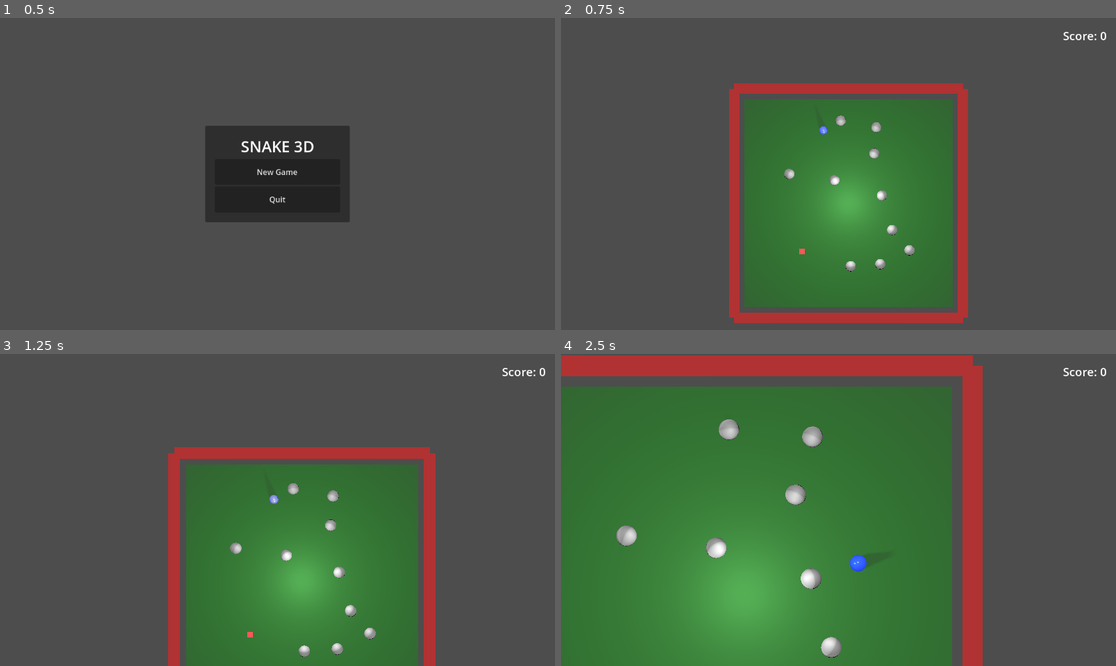
Above: before the commit, frames 1-4 (two rows, left to right).
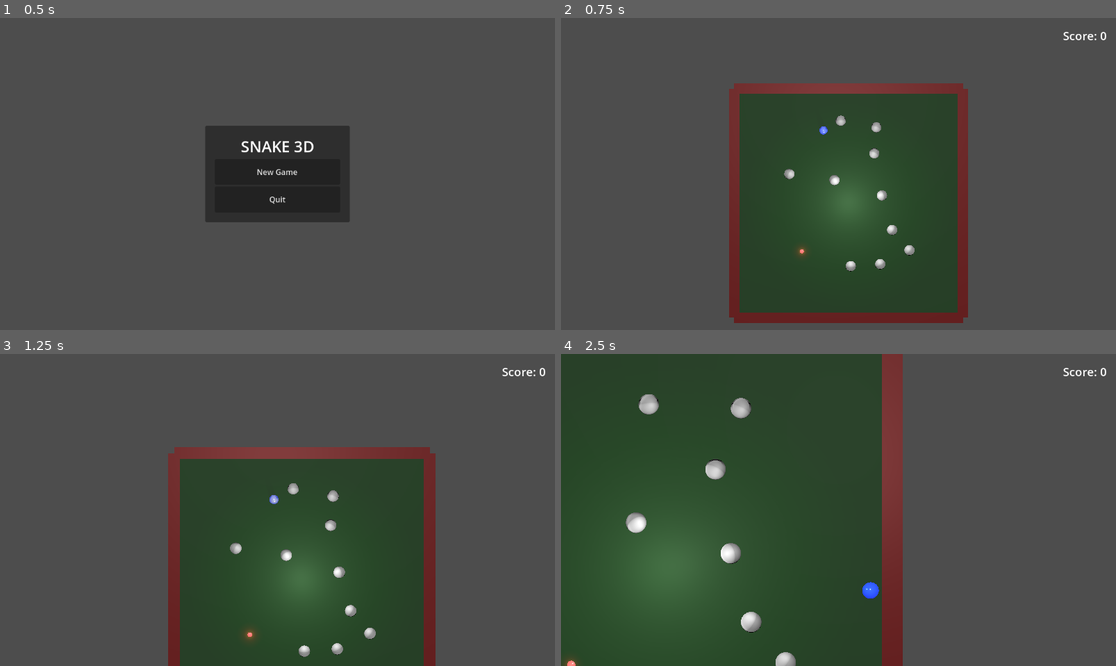
Above: after the commit, the same moments.

Repository: bluehexagons/snakeproject
Game: Godot game, scene res://scenes/main_menu.tscn
Two runs of this game, one before a commit and one after it. Both use one fixed random seed, a clock stepped at 60 frames per second and the inputs below.
Inputs:
- Up to frame 1 (0.5 s): no input
- Up to frame 2 (0.75 s): click "New Game" at 0.5 s
- Up to frame 3 (1.25 s): no input
- Up to frame 4 (2.5 s): hold D (move_right) 1.28-2.03 s; hold S (move_down) from 2.03 s (still down)

Frame 1 is identical in both runs. In frame 2, 33% of the frame differs, in the area x 30-74%, y 20-98%; in frame 3, 33%; in frame 4, 73%, in the area x 0-76%, y 0-100%.

Commit message:
(w/AI) Fix bugs, visual pass

Diff:
--- a/scenes/barrier.tscn
+++ b/scenes/barrier.tscn
@@ -1,22 +1,28 @@
 [gd_scene format=3]
 
 [sub_resource type="BoxMesh" id="BoxMesh_1"]
-size = Vector3(1, 2, 1)
+size = Vector3(1, 3, 1)  ; Taller barriers
 
 [sub_resource type="StandardMaterial3D" id="StandardMaterial3D_1"]
-albedo_color = Color(0.7, 0.2, 0.2, 1)
-metallic_specular = 0.0
+albedo_color = Color(0.4, 0.1, 0.1, 1)  ; Darker, richer red
+metallic = 0.3
+metallic_specular = 0.4
+roughness = 0.6
+emission_enabled = true
+emission = Color(0.2, 0.05, 0.05, 1)  ; Subtle glow
+emission_energy_multiplier = 0.2
 
 [sub_resource type="BoxShape3D" id="BoxShape3D_1"]
-size = Vector3(1, 2, 1)
+size = Vector3(1, 3, 1)  ; Match mesh size
 
 [node name="Barrier" type="StaticBody3D" groups=["barrier"]]
 
 [node name="MeshInstance3D" type="MeshInstance3D" parent="."]
-transform = Transform3D(1, 0, 0, 0, 1, 0, 0, 0, 1, 0, 1, 0)
+transform = Transform3D(1, 0, 0, 0, 1, 0, 0, 0, 1, 0, 1.5, 0)  ; Adjusted height
 mesh = SubResource("BoxMesh_1")
 surface_material_override/0 = SubResource("StandardMaterial3D_1")
+gi_mode = 2  ; Better indirect lighting
 
 [node name="CollisionShape3D" type="CollisionShape3D" parent="."]
-transform = Transform3D(1, 0, 0, 0, 1, 0, 0, 0, 1, 0, 1, 0)
+transform = Transform3D(1, 0, 0, 0, 1, 0, 0, 0, 1, 0, 1.5, 0)  ; Match mesh position
 shape = SubResource("BoxShape3D_1")
--- a/scenes/food.tscn
+++ b/scenes/food.tscn
@@ -1,24 +1,41 @@
-[gd_scene load_steps=4 format=3 uid="uid://bd6bhycl6y7m3"]
+[gd_scene load_steps=5 format=3 uid="uid://bd6bhycl6y7m3"]
+
+[ext_resource type="Script" path="res://scripts/food.gd" id="1_script"]
 
 [sub_resource type="StandardMaterial3D" id="StandardMaterial3D_1"]
-albedo_color = Color(1, 0.2, 0.2, 1)
+transparency = 1
+albedo_color = Color(1, 0.3, 0.3, 0.9)
+metallic = 0.8
+metallic_specular = 1.0
+roughness = 0.2
 emission_enabled = true
 emission = Color(1, 0.2, 0.2, 1)
-emission_energy_multiplier = 0.5
+emission_energy_multiplier = 2.0
 billboard_mode = 1
 
-[sub_resource type="QuadMesh" id="QuadMesh_1"]
+[sub_resource type="SphereMesh" id="SphereMesh_1"]
 material = SubResource("StandardMaterial3D_1")
-size = Vector2(0.5, 0.5)
+radius = 0.2
+height = 0.4
+radial_segments = 16
+rings = 8
 
 [sub_resource type="SphereShape3D" id="SphereShape3D_1"]
 radius = 0.25
 
 [node name="Food" type="Area3D" groups=["food"]]
+script = ExtResource("1_script")
 
 [node name="MeshInstance3D" type="MeshInstance3D" parent="."]
-transform = Transform3D(1, 0, 0, 0, 1, 0, 0, 0, 1, 0, 0.1, 0)
-mesh = SubResource("QuadMesh_1")
+mesh = SubResource("SphereMesh_1")
 
 [node name="CollisionShape3D" type="CollisionShape3D" parent="."]
 shape = SubResource("SphereShape3D_1")
+
+[node name="OmniLight3D" type="OmniLight3D" parent="."]
+light_color = Color(1, 0.2, 0.2, 1)
+light_energy = 0.5
+light_volumetric_fog_energy = 0.0
+light_specular = 0.0
+omni_range = 2.0
+omni_attenuation = 2.0
--- a/scenes/main.tscn
+++ b/scenes/main.tscn
@@ -5,11 +5,15 @@
 [ext_resource type="PackedScene" path="res://scenes/barrier.tscn" id="3_barrier"]
 
 [sub_resource type="PlaneMesh" id="PlaneMesh_1"]
-size = Vector2(20, 20)
+size = Vector2(22, 22)  ; Increased to match barrier bounds
 
 [sub_resource type="StandardMaterial3D" id="StandardMaterial3D_1"]
-albedo_color = Color(0.2, 0.4, 0.2, 1)
-metallic_specular = 0.0
+albedo_color = Color(0.15, 0.25, 0.15, 1)  ; Darker, richer green
+metallic = 0.1
+metallic_specular = 0.2
+roughness = 0.7
+ao_enabled = true
+ao_light_affect = 0.5
 
 [node name="Main" type="Node3D" groups=["game_manager"]]
 script = ExtResource("1_script")
@@ -20,6 +24,7 @@
 [node name="Ground" type="MeshInstance3D" parent="GameplayContainer"]
 mesh = SubResource("PlaneMesh_1")
 surface_material_override/0 = SubResource("StandardMaterial3D_1")
+cast_shadow = 2  ; Enable shadow receiving
 
 [node name="DirectionalLight3D" type="DirectionalLight3D" parent="GameplayContainer"]
 transform = Transform3D(-0.999935, 0.00875719, -0.00734812, -0.00523492, 0.220651, 0.975339, 0.0101627, 0.975313, -0.220592, 0, 5, 0)
--- a/scenes/segment.tscn
+++ b/scenes/segment.tscn
@@ -13,7 +13,6 @@
 emission_enabled = true
 emission = Color(0.2, 0.6, 0.3, 1.0)
 emission_energy_multiplier = 0.6
-enable_shadows_casting = true
 
 [sub_resource type="SphereMesh" id="SphereMesh_1"]
 material = SubResource("StandardMaterial3D_1")
--- a/scripts/food.gd
+++ b/scripts/food.gd
@@ -0,0 +1,30 @@
+extends Area3D
+
+const LEVITATION = 0.1
+const HOVER_HEIGHT = 0.1
+const HOVER_SPEED = 2.0
+const ROTATION_SPEED = 2.0
+const MIN_SCALE = 0.8  # Prevent complete shrinking
+const MAX_SCALE = 1.2  # Allow slight growth
+const SCALE_SPEED = 1.3  # How fast the scaling happens
+
+var start_y: float
+var time: float = 0.0
+
+@onready var mesh = $MeshInstance3D
+
+func _ready():
+	start_y = position.y
+
+func _process(delta):
+	time += delta
+
+	# Smooth hovering motion
+	position.y = start_y + LEVITATION + sin(time * HOVER_SPEED) * HOVER_HEIGHT
+
+	# Gentle rotation
+	rotate_y(ROTATION_SPEED * delta)
+
+	# Pulsing scale that never goes to zero
+	var scale_factor = lerp(MIN_SCALE, MAX_SCALE, (sin(time * SCALE_SPEED) + 1.0) * 0.5)
+	mesh.scale = Vector3.ONE * scale_factor
--- a/scripts/impact_flash.gd
+++ b/scripts/impact_flash.gd
@@ -5,7 +5,7 @@
 const MIN_IMPACT_FORCE = 2.0
 const MAX_IMPACT_FORCE = 20.0
 
-@onready var material_pool = $MaterialPool
+var material_pool: Node
 
 func _ready():
 	material_pool = Node.new()
--- a/scripts/material_pool.gd
+++ b/scripts/material_pool.gd
@@ -18,7 +18,6 @@
 		# Create new material if pool is empty
 		flash_material = StandardMaterial3D.new()
 		flash_material.emission_enabled = true
-		flash_material.enable_shadows_casting = true
 	else:
 		# Reuse material from pool
 		flash_material = available_materials.pop_back()
@@ -28,7 +27,6 @@
 	flash_material.metallic = base_material.metallic
 	flash_material.roughness = base_material.roughness
 	flash_material.emission = base_material.emission
-	flash_material.enable_shadows_casting = true
 	flash_material.transparency = base_material.transparency
 
 	return flash_material
--- a/scripts/player.gd
+++ b/scripts/player.gd
@@ -1,8 +1,8 @@
 extends CharacterBody3D
 
 const MAX_SPEED = 100000.0
-const ACCELERATION = 150.0  # Increased since we're using forces now
-const DRAG_COEFFICIENT = 0.8  # Increased to better resist movement
+const ACCELERATION = 250.0  # Increased since we're using forces now
+const DRAG_COEFFICIENT = 0.6  # Increased to better resist movement
 const MIN_SPEED_THRESHOLD = 0.1
 const ROTATION_SPEED = 15.0
 const SEGMENT_SCENE = preload("res://scenes/segment.tscn")
